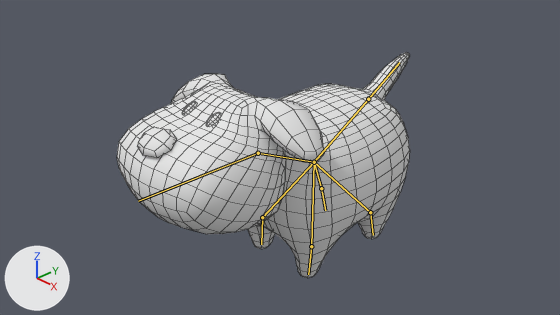
Before and after pictures for a commit that changed the Blender file Assets/Graphics/Models/Pet_Dog_08.blend.
Rendered twice from the file's camera 'Camera'. Every picture has the same lights, and +X, +Y and +Z are marked at lower left. The bones that bend it are drawn over the model as lines. Mesh edges are drawn as thin lines.

The first picture shows 'Dog'.
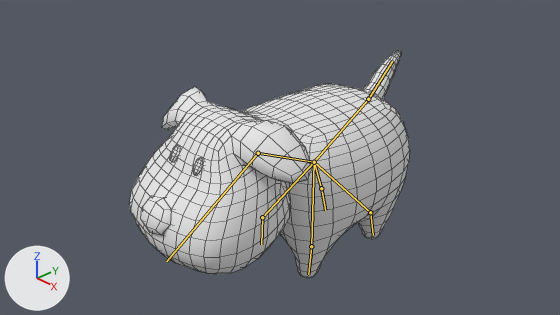
The newer file adds an action. The first version stands in its rest pose; the second is drawn at frame 5 of the action 'eat'.

What differs and where, as boxes [x1, y1, x2, y2] in the pictures (560 x 315 px):
```json
{"object": "Dog", "change": "posed", "before": [117, 52, 410, 278], "after": [129, 51, 410, 278]}
{"bone": "Bone.006", "before": "(368, 99) to (399, 62)", "after": "(368, 99) to (392, 61)"}
{"bone": "Bone.002", "before": "(258, 153) to (138, 201)", "after": "(258, 153) to (166, 261)"}
```

Edits to the scene script, one JSON object a line:
```json
{"block": "bone_bone_006", "where": "bone_bone_006 = bpy.data.objects['Armature'].pose.bones['Bone.006']  # child of 'Bone'"}
{"op": "set", "path": "bone_bone_006.rotation_quaternion", "old": "(1.0, 0.0, 0.0, 0.0)", "new": "(0.996, 0.0, 0.044, 0.075)", "note": "degrees (0, 0, 0) -> degrees (0, 5, 9)"}
{"block": "bone_bone_002", "where": "bone_bone_002 = bpy.data.objects['Armature'].pose.bones['Bone.002']  # child of 'Bone.001'"}
{"op": "set", "path": "bone_bone_002.rotation_quaternion", "old": "(1.0, 0.0, 0.0, 0.0)", "new": "(0.96, 0.28, 0.0, 0.0)", "note": "degrees (0, 0, 0) -> degrees (32, 0, 0)"}
```
